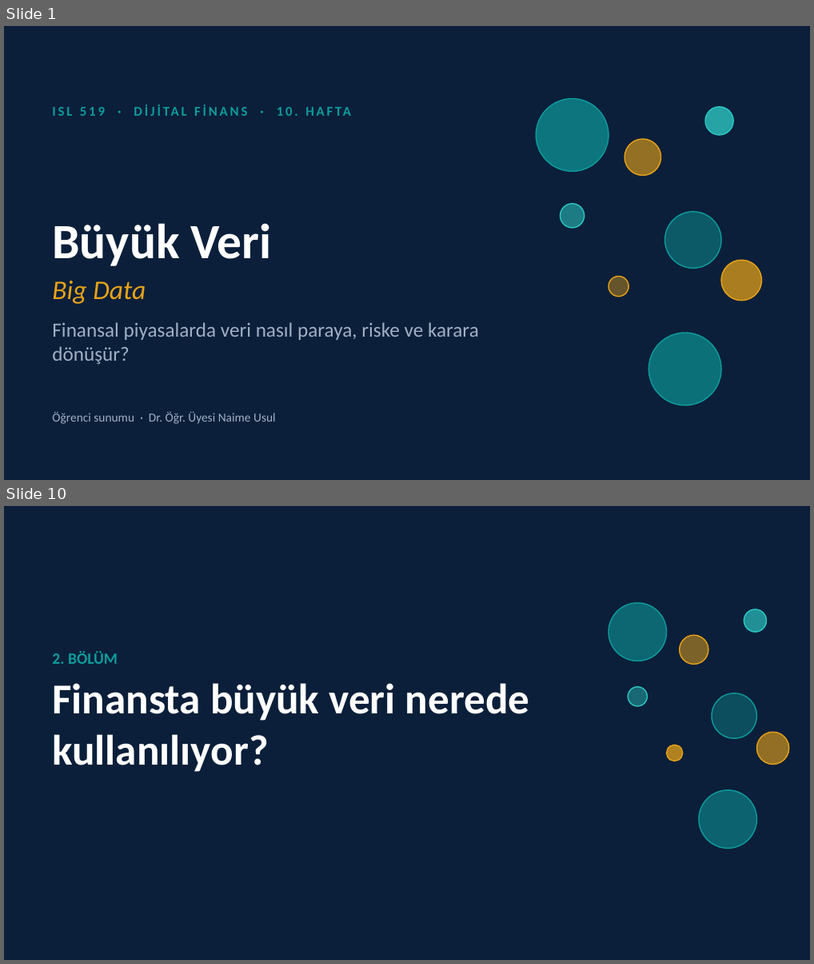
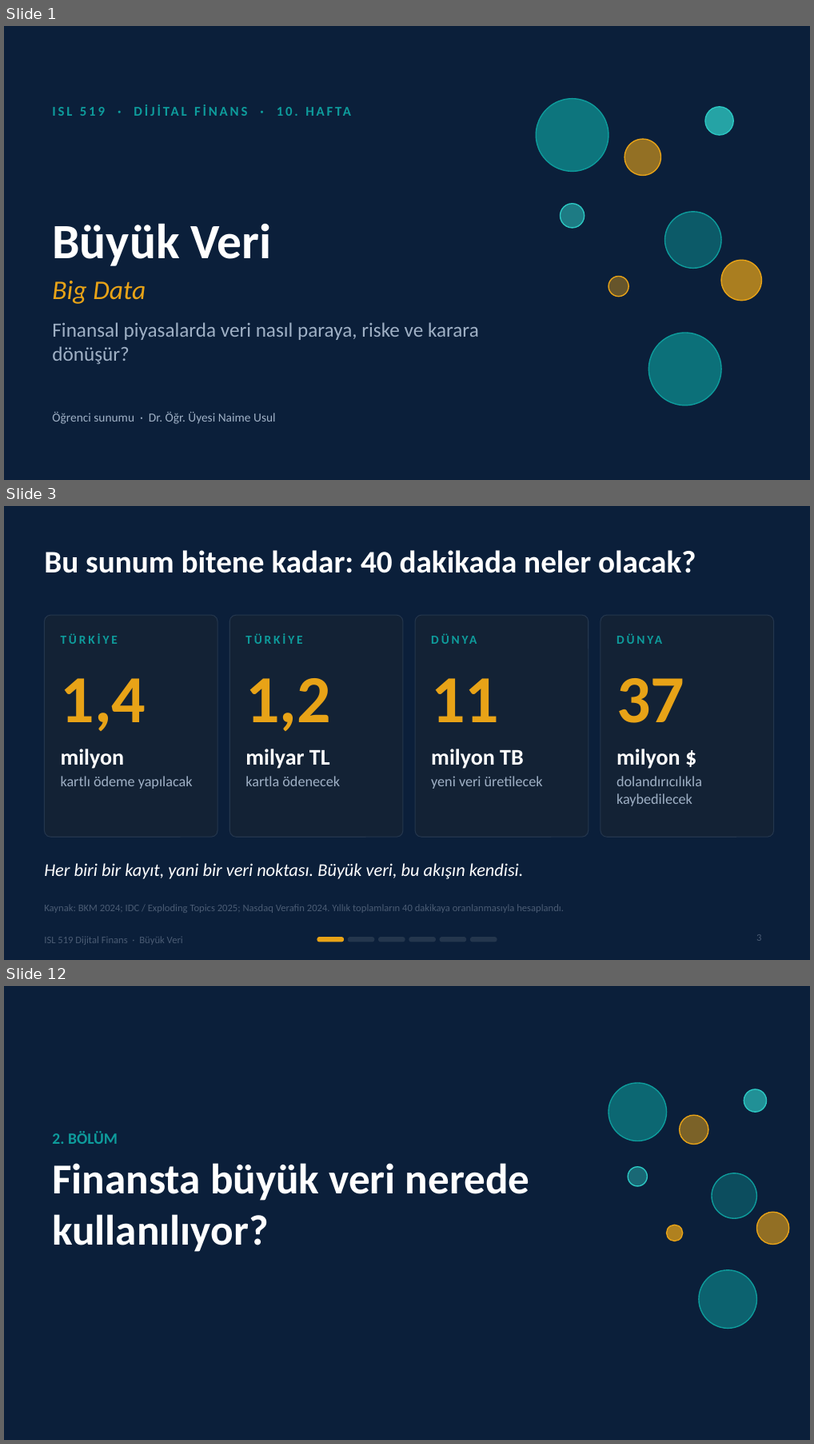
Before and after one commit to Batuhandac/batu, a slide deck: sunum/Buyuk_Veri_Sunum.pptx. Shown one above the other, each under a label of ours: slides 1 and 10 before the commit, slides 1, 3 and 12 after it; the slides between them are not shown. The pictures are 814x964 and 814x1444 pixels, drawn with LibreOffice and Linux fonts; fonts in the diff are those of the drawing. Boxes give left, top, right and bottom in pixels: in the first picture for what was removed or moved away, otherwise in the second. Text is boxed around its words. In the diff, an @@ line names an element or a change of style, - is before the commit and + after.

```diff
--- a/sunum/Buyuk_Veri_Sunum.pptx
+++ b/sunum/Buyuk_Veri_Sunum.pptx
@@ slide 3 added at (4,506,810,960), background #0B1F3A @@
@@ title added at (44,550,696,573), 28 pt, text #FFFFFF, bold @@
+Bu sunum bitene kadar: 40 dakikada neler olacak?
@@ rounded rectangle added at (44,615,218,836), fill #132235, outline #24364D 0.75 pt @@
@@ rounded rectangle added at (230,615,403,836), fill #132235, outline #24364D 0.75 pt @@
@@ rounded rectangle added at (415,615,589,836), fill #132235, outline #24364D 0.75 pt @@
@@ rounded rectangle added at (601,615,774,836), fill #132235, outline #24364D 0.75 pt @@
@@ text added at (61,633,118,644), 11 pt, text #0E9C9C, bold @@
+TÜRKİYE
@@ text added at (246,633,302,644), 11 pt, text #0E9C9C, bold @@
+TÜRKİYE
@@ text added at (431,627,573,651), 11 pt, text #0E9C9C, bold @@
+DÜNYA
@@ text added at (617,627,758,651), 11 pt, text #0E9C9C, bold @@
+DÜNYA
@@ text added at (61,678,146,731), 60 pt, text #E8A317, bold @@
+1,4
@@ text added at (246,678,331,731), 60 pt, text #E8A317, bold @@
+1,2
@@ text added at (431,678,499,722), 60 pt, text #E8A317, bold @@
+11
@@ text added at (617,678,685,723), 60 pt, text #E8A317, bold @@
+37
@@ text added at (61,748,125,768), 20 pt, text #FFFFFF, bold @@
+milyon
@@ text added at (246,748,330,768), 20 pt, text #FFFFFF, bold @@
+milyar TL
@@ text added at (431,748,524,768), 20 pt, text #FFFFFF, bold @@
+milyon TB
@@ text added at (617,748,681,768), 20 pt, text #FFFFFF, bold @@
+milyon $
@@ text added at (61,776,193,788), 13 pt, text #9FB0C5 @@
+kartlı ödeme yapılacak
@@ text added at (246,776,340,786), 13 pt, text #9FB0C5 @@
+kartla ödenecek
@@ text added at (431,776,543,788), 13 pt, text #9FB0C5 @@
+yeni veri üretilecek
@@ text added at (617,776,702,806), 13 pt, text #9FB0C5 @@
+dolandırıcılıkla kaybedilecek
@@ text added at (44,863,524,879), 16 pt, text #FFFFFF, italic @@
+Her biri bir kayıt, yani bir veri noktası. Büyük veri, bu akışın kendisi.
@@ text added at (44,904,564,912), 9 pt, text #4A5B73 @@
+Kaynak: BKM 2024; IDC / Exploding Topics 2025; Nasdaq Verafin 2024. Yıllık toplamların 40 dakikaya oranlanmasıyla hesaplandı.
@@ text added at (44,936,183,944), 9 pt, text #4A5B73 @@
+ISL 519 Dijital Finans · Büyük Veri
@@ rounded rectangle added at (318,936,343,940), fill #E8A317, outline #E8A317 1 pt @@
@@ rounded rectangle added at (348,936,374,940), fill #24364D, outline #24364D 1 pt @@
@@ rounded rectangle added at (379,936,405,940), fill #24364D, outline #24364D 1 pt @@
@@ rounded rectangle added at (410,936,435,940), fill #24364D, outline #24364D 1 pt @@
@@ rounded rectangle added at (440,936,466,940), fill #24364D, outline #24364D 1 pt @@
@@ rounded rectangle added at (471,936,497,940), fill #24364D, outline #24364D 1 pt @@
@@ page number added at (757,934,762,940), 9 pt, text #4A5B73 @@
+3
@@ what was slide 10 is now slide 12 @@
```
Also in this commit, not shown: 28 slides changed, 1 other slide added, 4 other files.
